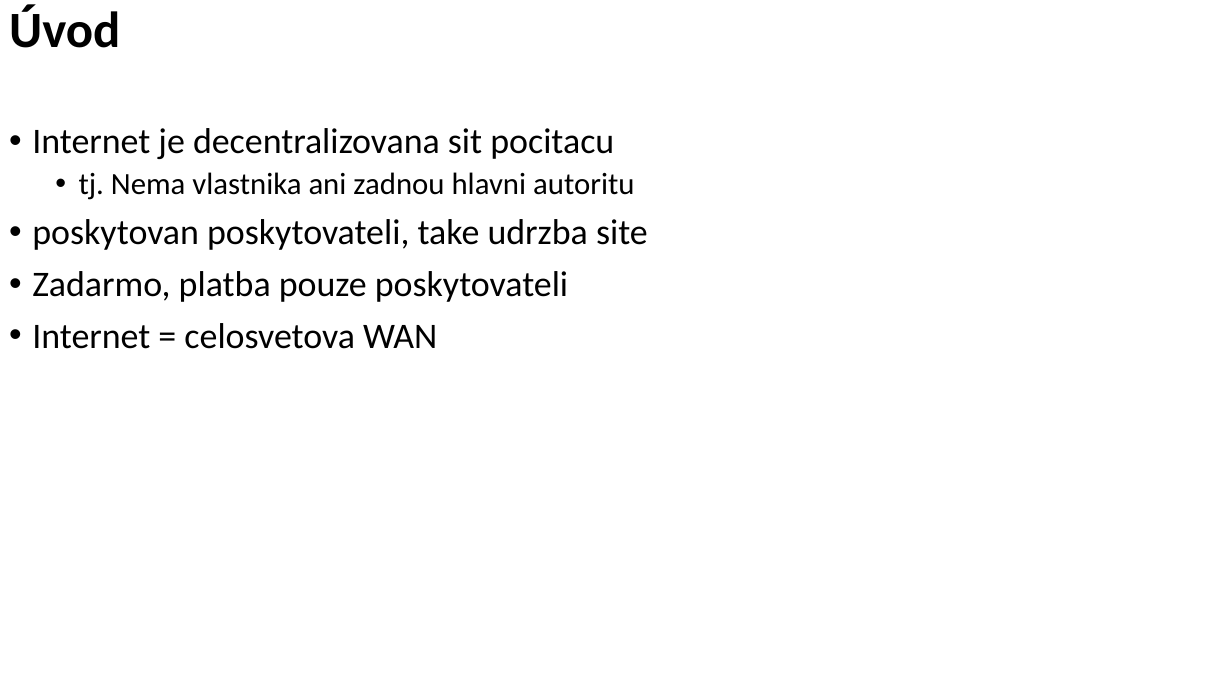
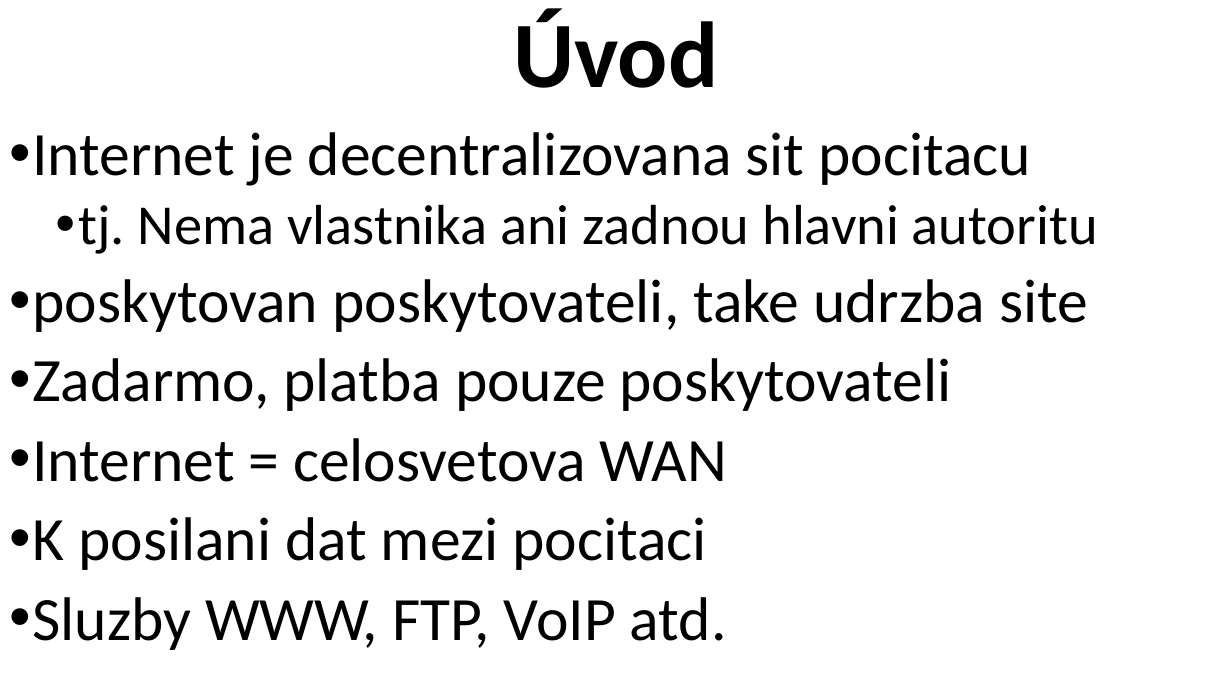
Before and after one commit to GLProgrammer/PrincipFungovaniInternetu, a slide deck: slide 2 of Prezentace.pptx. Drawn at 1232x693 pixels with LibreOffice and Linux fonts; fonts in the diff are those of the drawing. Boxes give left, top, right and bottom in pixels: in the first picture for what was removed or moved away, otherwise in the second. Text is boxed around its words. In the diff, an @@ line names an element or a change of style, - is before the commit and + after.

```diff
--- a/Prezentace.pptx
+++ b/Prezentace.pptx
@@ title "Úvod": place and size @@
-title "Úvod" at bbox=[0, 0, 1232, 62]
+title "Úvod" at bbox=[0, 0, 1232, 116]
@@ title "Úvod" at bbox=[0, 0, 1232, 116]: size 39.6 to 73 pt; alignment left to centre @@
@@ text at bbox=[32, 132, 1098, 482]: size 28 to 48 pt in "Internet je decentralizovana sit pocitacu", "poskytovan poskytovateli, take udrzba site", "Zadarmo, platba pouze poskytovateli", "Internet = celosvetova WAN"; size 24 to 44 pt in "tj. Nema vlastnika ani zadnou hlavni autoritu" @@
@@ text at bbox=[32, 517, 727, 650]: paragraphs added @@
+• K posilani dat mezi pocitaci
+• Sluzby WWW, FTP, VoIP atd.
```
Also in this commit, not shown: 2 slides added.
